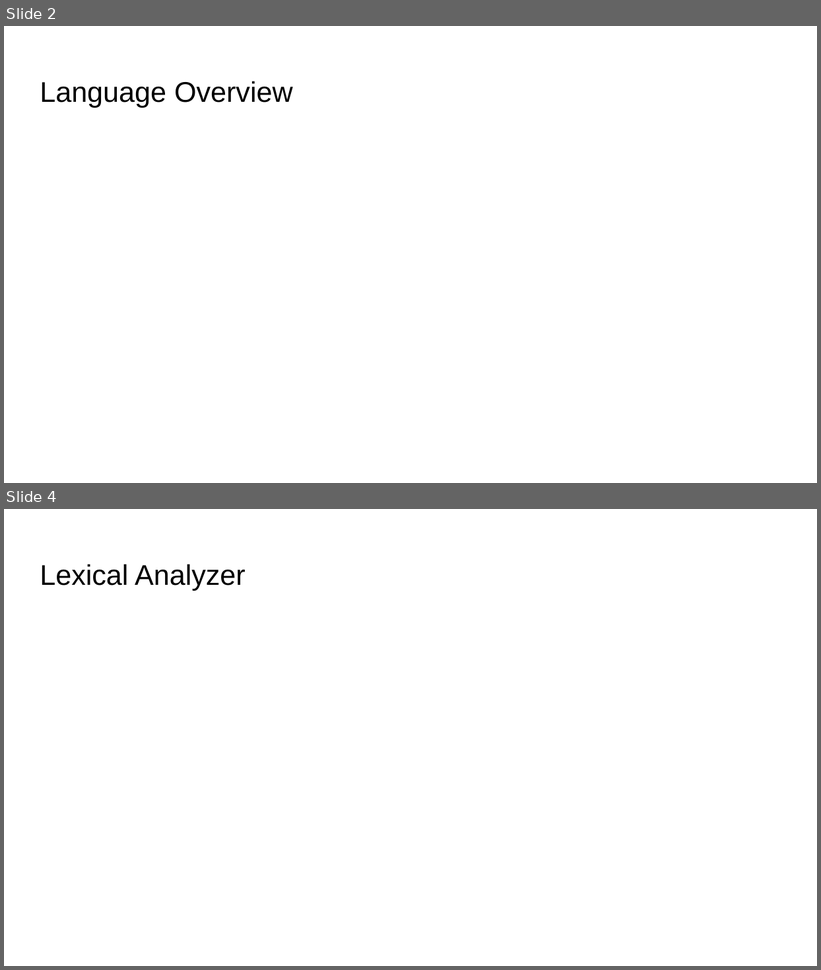
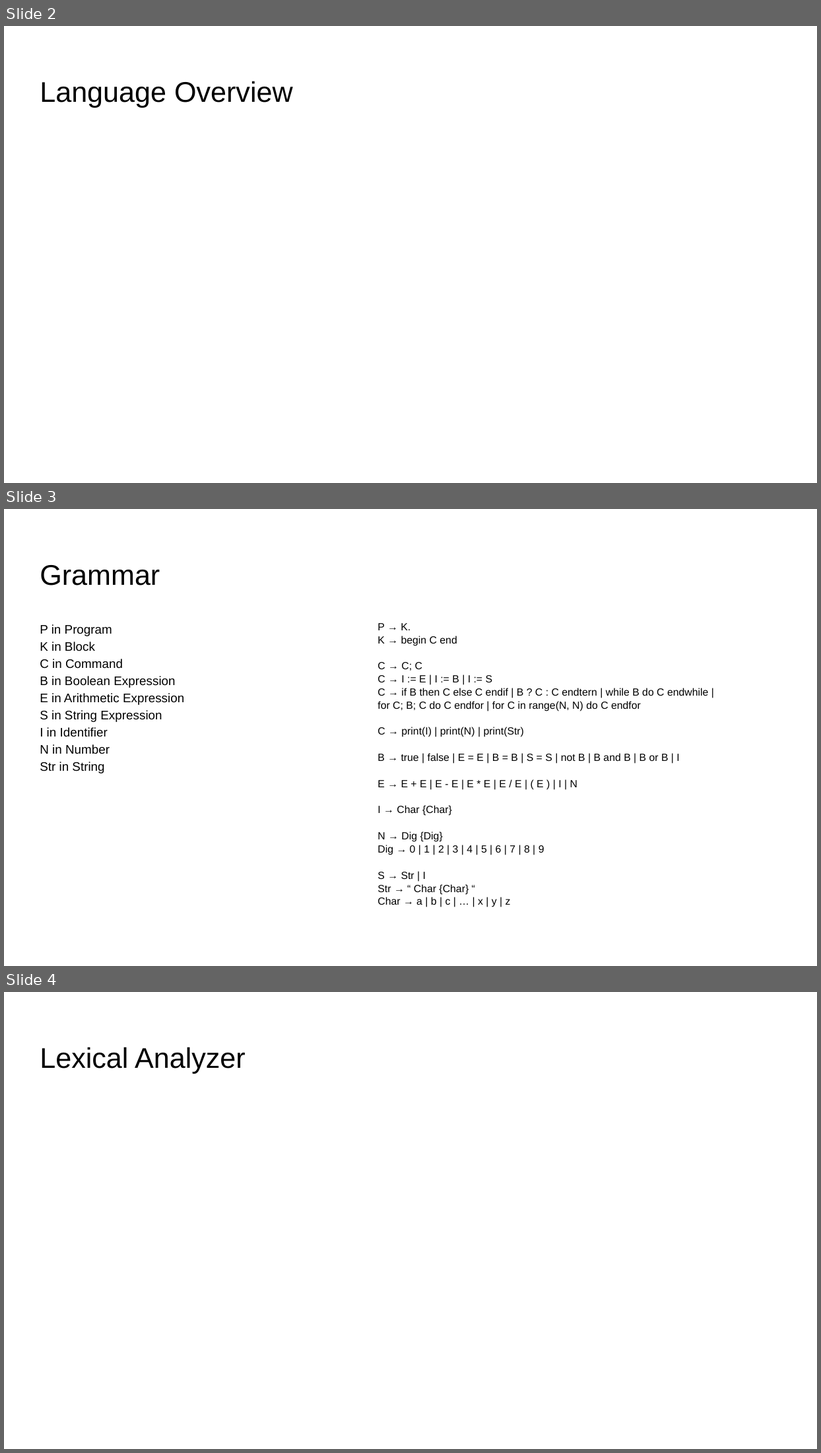
Before and after one commit to viraj091/SER502-ScriptShark-Team13, a slide deck: doc/Documentation.pptx. Shown one above the other, each under a label of ours: slides 2 and 4 before the commit, slides 2, 3 and 4 after it; the slides between them are not shown. The pictures are 821x970 and 821x1453 pixels, drawn with LibreOffice and Linux fonts; fonts in the diff are those of the drawing. Boxes give left, top, right and bottom in pixels: in the first picture for what was removed or moved away, otherwise in the second. Text is boxed around its words. In the diff, an @@ line names an element or a change of style, - is before the commit and + after.

Commit message:
Updated Documentation & Contributions
Completed documentation for Grammar, Parser, Interpreter

```diff
--- a/doc/Documentation.pptx
+++ b/doc/Documentation.pptx
@@ slide 3 added at (4,509,817,966), background #FFFFFF @@
@@ title added at (40,565,160,586), 25.2 pt, text #000000 @@
+Grammar
@@ text added at (40,625,184,774), 11 pt, text #000000 @@
+P in Program
+K in Block
+C in Command
+B in Boolean Expression
+E in Arithmetic Expression
+S in String Expression
+I in Identifier
+N in Number
+Str in String
@@ text added at (378,623,708,908), 9.2 pt, text #000000 @@
+P → K.
+K → begin C end
+C → C; C
+C → I := E | I := B | I := S
+C → if B then C else C endif | B ? C : C endtern | while B do C endwhile |
+for C; B; C do C endfor | for C in range(N, N) do C endfor
+C → print(I) | print(N) | print(Str)
+B → true | false | E = E | B = B | S = S | not B | B and B | B or B | I
+E → E + E | E - E | E * E | E / E | ( E ) | I | N
+I → Char {Char}
+N → Dig {Dig}
+Dig → 0 | 1 | 2 | 3 | 4 | 5 | 6 | 7 | 8 | 9
+S → Str | I
+Str → “ Char {Char} “
+Char → a | b | c | … | x | y | z
```
Also in this commit, not shown: 3 other slides added, 3 slides removed, 1 other file.
